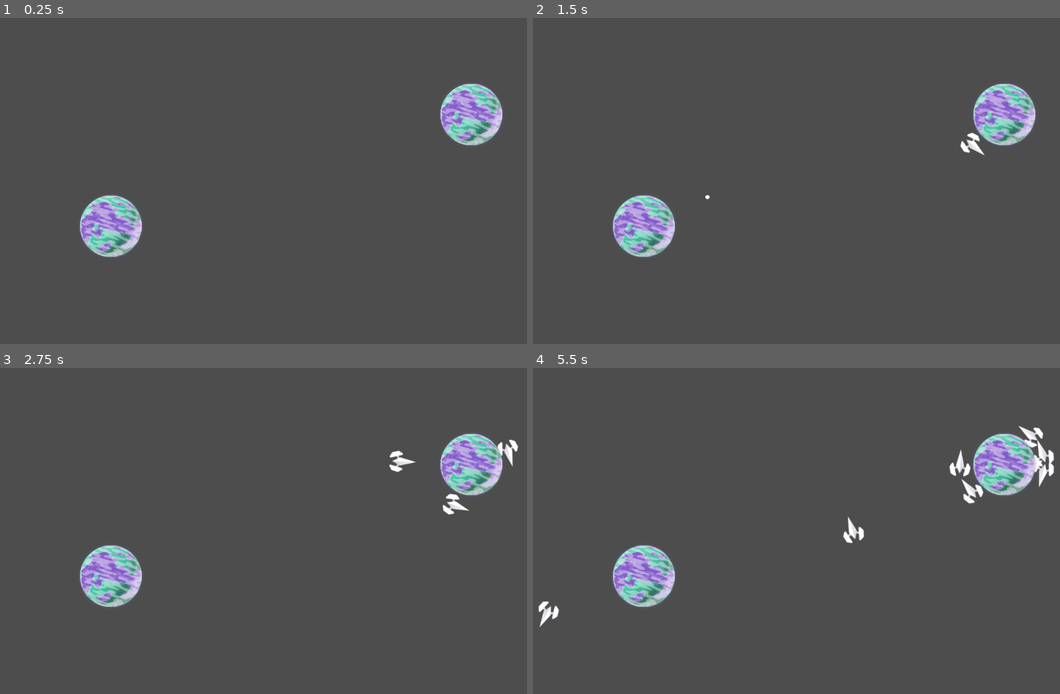
Above: before the commit, frames 1-4 (two rows, left to right).
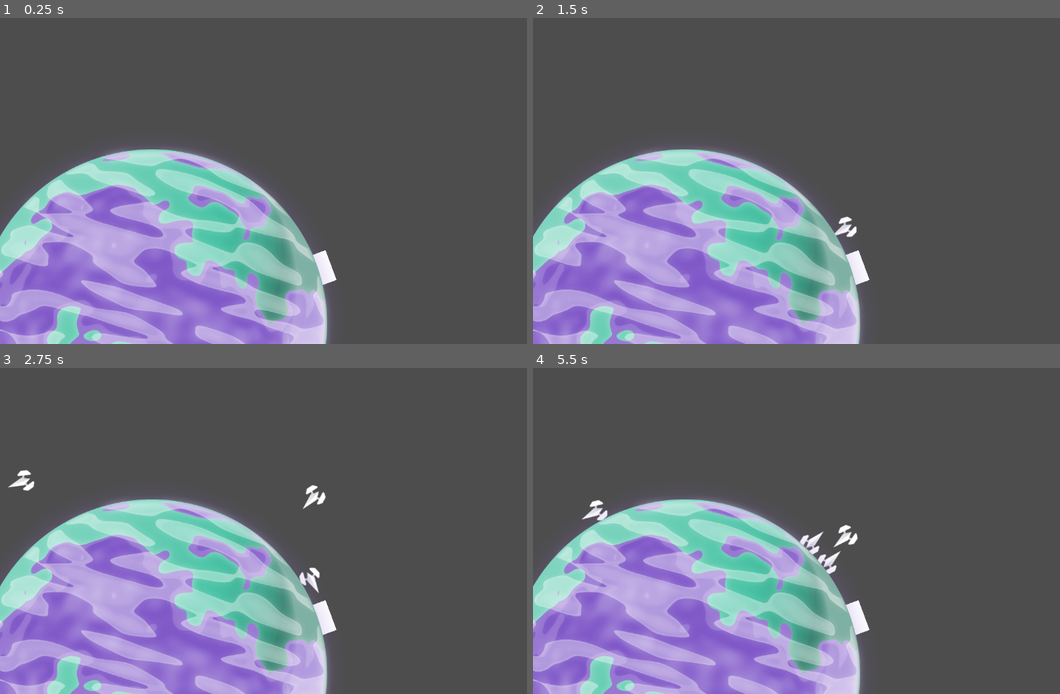
Above: after the commit, the same moments.

Repository: Coincadink/shipped
Game: Godot game, scene res://scenes/level.tscn
Same seed, same stepped clock (60 frames per second), same inputs: the game is played once before the commit and once after it.
Inputs (mouse positions are in pixels of both pictures, inside the frame that each line leads up to):
- Up to frame 1 (0.25 s): no input
- Up to frame 2 (1.5 s): tap Enter at 0.5 s; move the mouse to (949, 164) at 0.52 s; click (949, 164) at 0.67 s; drag from (706, 197) to (1002, 115) at 1.27 s
- Up to frame 3 (2.75 s): move the mouse to (347, 459) at 2.02 s; click (347, 459) at 2.17 s
- Up to frame 4 (5.5 s): drag from (796, 596) to (1002, 465) at 2.77 s; move the mouse to (996, 579) at 3.52 s; click (996, 579) at 3.67 s; drag from (648, 482) to (738, 449) at 4.27 s; move the mouse to (854, 531) at 5.02 s; click (854, 531) at 5.17 s

The runs differ from the first frame. In frame 1, 33% of the frame differs, in the area x 0-96%, y 20-100%; in frame 2, 33%; in frame 3, 34%; in frame 4, 34%, in the area x 0-99%, y 17-100%.

Commit message:
Updating Paths

Diff:
--- a/shipped/path.gd
+++ b/shipped/path.gd
@@ -3,10 +3,7 @@
 @export var circle_spacing: float = 20.0
 @export var circle_radius: float = 4.0
 
-func _draw():
-	if curve.get_point_count() < 2:
-		return
-
+func _draw() -> void:
 	curve.bake_interval = 2.0
 
 	var total_len = curve.get_baked_length()
--- a/shipped/scenes/level.tscn
+++ b/shipped/scenes/level.tscn
@@ -1,6 +1,7 @@
-[gd_scene load_steps=3 format=3 uid="uid://vgq7sqjtjhbo"]
+[gd_scene load_steps=4 format=3 uid="uid://vgq7sqjtjhbo"]
 
 [ext_resource type="PackedScene" uid="uid://btkd81jbwm0ef" path="res://scenes/planet.tscn" id="1_w7c3h"]
+[ext_resource type="PackedScene" uid="uid://ceonesrxkysaf" path="res://scenes/target_zone.tscn" id="3_mx8sn"]
 [ext_resource type="Script" uid="uid://4k8fn66y5j3o" path="res://scripts/ship_spawner.gd" id="3_w8frs"]
 
 [node name="Level" type="Node2D"]
@@ -8,10 +9,10 @@
 [node name="ShipSpawner" type="Node2D" parent="."]
 script = ExtResource("3_w8frs")
 
+[node name="TargetZone" parent="." instance=ExtResource("3_mx8sn")]
+position = Vector2(627, 502)
+rotation = -0.353419
+
 [node name="Planet" parent="." instance=ExtResource("1_w7c3h")]
-position = Vector2(220, 414)
-scale = Vector2(0.12, 0.12)
-
-[node name="Planet2" parent="." instance=ExtResource("1_w7c3h")]
-position = Vector2(935, 192)
-scale = Vector2(0.12, 0.12)
+position = Vector2(301, 609)
+scale = Vector2(0.68, 0.68)
--- a/shipped/scenes/ship.tscn
+++ b/shipped/scenes/ship.tscn
@@ -7,6 +7,7 @@
 radius = 21.2132
 
 [node name="Ship" type="RigidBody2D"]
+collision_layer = 5
 script = ExtResource("1_2gnfn")
 
 [node name="ShipSidesA" type="Sprite2D" parent="."]
--- /dev/null
+++ b/shipped/scenes/target_zone.tscn
@@ -0,0 +1,19 @@
+[gd_scene load_steps=4 format=3 uid="uid://ceonesrxkysaf"]
+
+[ext_resource type="Script" uid="uid://bbxqfyuayg3b0" path="res://scripts/target_zone.gd" id="1_mkqpx"]
+
+[sub_resource type="BoxMesh" id="BoxMesh_jrf74"]
+
+[sub_resource type="RectangleShape2D" id="RectangleShape2D_mkqpx"]
+
+[node name="TargetZone" type="Area2D"]
+collision_mask = 4
+script = ExtResource("1_mkqpx")
+
+[node name="MeshInstance2D" type="MeshInstance2D" parent="."]
+scale = Vector2(63.12, 63.12)
+mesh = SubResource("BoxMesh_jrf74")
+
+[node name="CollisionShape2D" type="CollisionShape2D" parent="."]
+scale = Vector2(3.156, 3.156)
+shape = SubResource("RectangleShape2D_mkqpx")
--- /dev/null
+++ b/shipped/scripts/target_zone.gd
@@ -0,0 +1,6 @@
+extends Area2D
+
+func _physics_process(delta: float) -> void:
+	for body in get_overlapping_bodies():
+		body.queue_free()
+		print("PACKAGE DELIVERED!")
Not shown, added: shipped/scripts/target_zone.gd.uid
